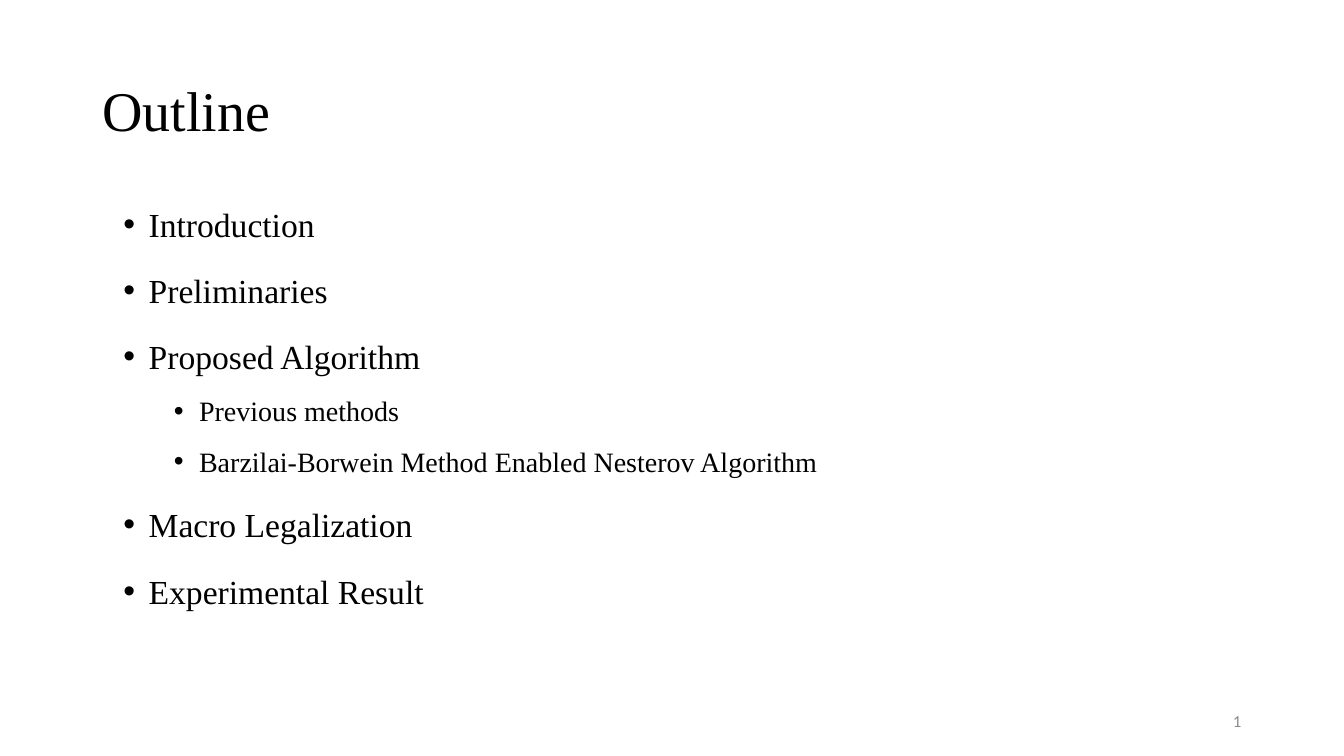
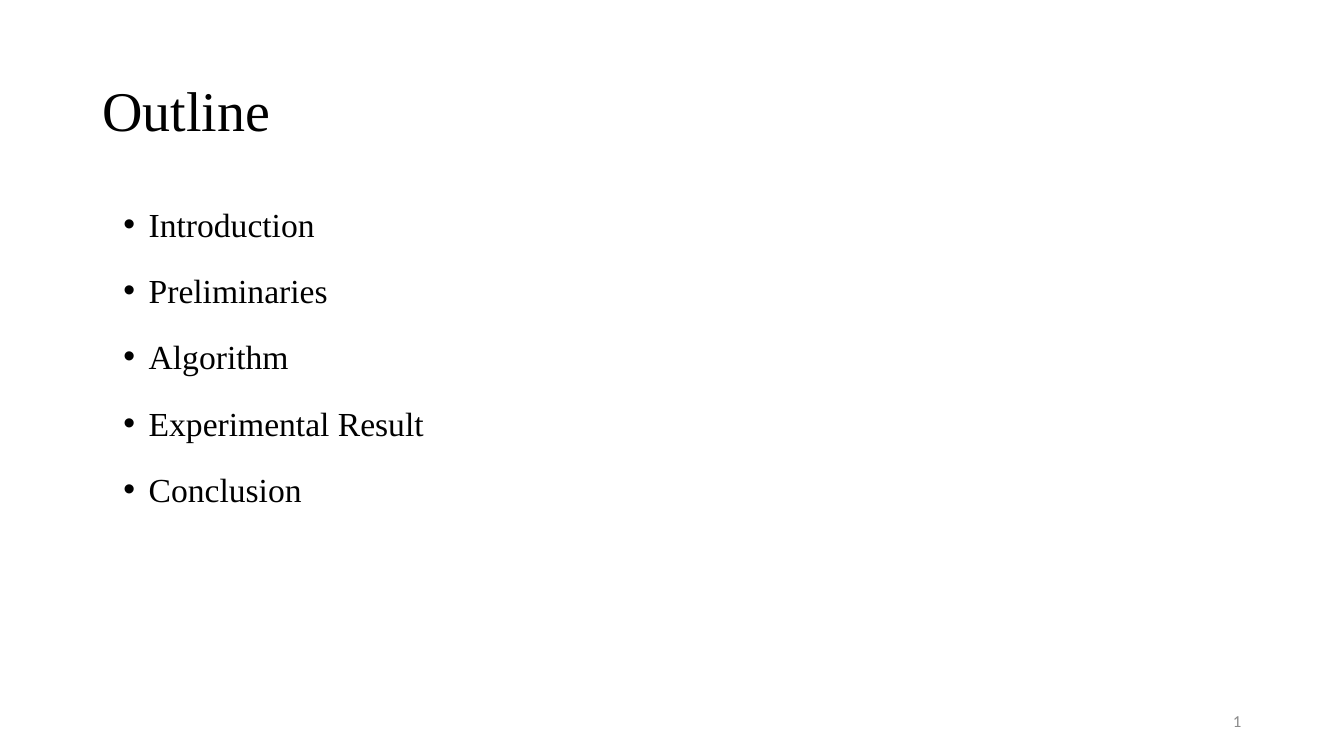
Before and after one commit to Pacific-Feng-Studuies/Studied-Papers, a slide deck: slide 2 of DAC2024/KOSIM/KOSIM A Knowledge-oriented Derivative-free Subspace Method Based on Inexact Model for Inverse Lithography Problems.pptx. Drawn at 1344x756 pixels with LibreOffice and Linux fonts; fonts in the diff are those of the drawing. Boxes give left, top, right and bottom in pixels: in the first picture for what was removed or moved away, otherwise in the second. Text is boxed around its words. In the diff, an @@ line names an element or a change of style, - is before the commit and + after.

```diff
--- a/DAC2024/KOSIM/KOSIM A Knowledge-oriented Derivative-free Subspace Method Based on Inexact Model for Inverse Lithography Problems.pptx
+++ b/DAC2024/KOSIM/KOSIM A Knowledge-oriented Derivative-free Subspace Method Based on Inexact Model for Inverse Lithography Problems.pptx
@@ text at (x1=149, y1=345, x2=289, y2=376): text changed; size 20 to 24 pt @@
-• Proposed Algorithm
-  • Previous methods
-  • Barzilai-Borwein Method Enabled Nesterov Algorithm
-• Macro Legalization
+• Algorithm
@@ text at (x1=149, y1=478, x2=302, y2=503): paragraph added @@
+• Conclusion
```
Also in this commit, not shown: 6 slides added.
